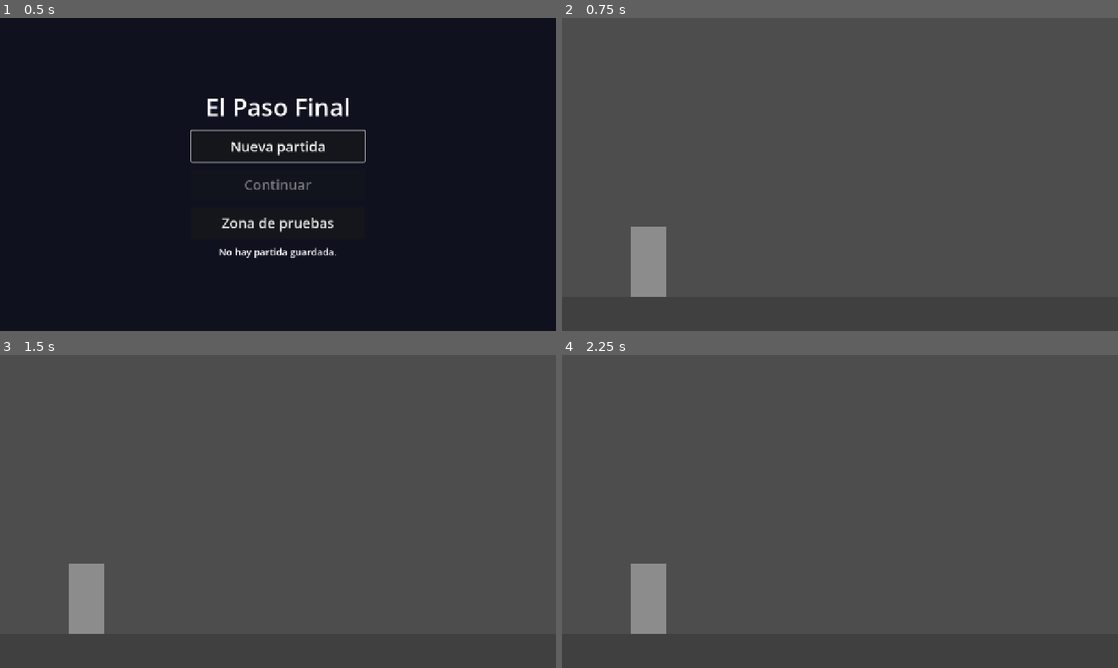
Above: before the commit, frames 1-4 (two rows, left to right).
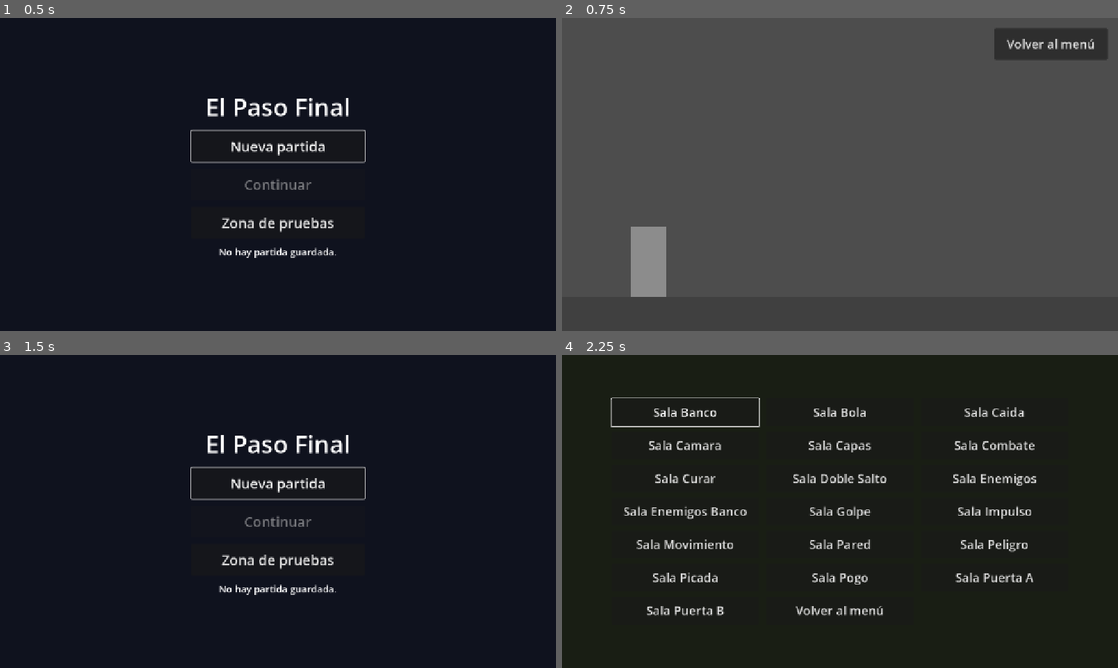
Above: after the commit, the same moments.

Repository: TheMike54/el-paso-final
Game: Godot game, scene res://nucleo/menu.tscn
The game is run twice, just before and just after one commit, with the same random seed, the same clock (stepped at 60 frames per second) and the same inputs.
Inputs (mouse positions are in pixels of both pictures, inside the frame that each line leads up to):
- Up to frame 1 (0.5 s): no input
- Up to frame 2 (0.75 s): click "Nueva partida" at 0.5 s
- Up to frame 3 (1.5 s): click (489, 380) at 1.25 s, where only the run after the commit has a clickable "Volver al menú"
- Up to frame 4 (2.25 s): click (840, 558) at 2 s, where only the run after the commit has a clickable "Zona de pruebas"

Frame 1 is identical in both runs. In frame 2, 1.9% of the frame differs, in the area x 77-98%, y 3-14%; in frame 3, 99%, in the area x 0-100%, y 0-100%; in frame 4, 99%.

Commit message:
feat: show the dash button only with the dash ability, add a back-to-menu button and merge six duplicate test scripts

Diff:
--- a/herramientas/salas/prueba_tactil.gd
+++ b/herramientas/salas/prueba_tactil.gd
@@ -55,6 +55,24 @@
 	atras.pressed = true
 	c.procesar(atras)
 	_caso("el boton Atras de Android no oculta los controles", c.visible)
+
+	# El boton Impulso existe solo con la habilidad impulso; los controles la revisan cada cuadro.
+	Partida.reiniciar()
+	await get_tree().process_frame
+	_tocar(c, 10, c.centro(&"impulso"), true)
+	_caso("sin la habilidad, tocar Impulso no presiona impulso", not Input.is_action_pressed(&"impulso"))
+	_tocar(c, 10, c.centro(&"impulso"), false)
+	Partida.habilidades.append(&"impulso")
+	Eventos.habilidad_obtenida.emit(&"impulso")
+	await get_tree().process_frame
+	_tocar(c, 10, c.centro(&"impulso"), true)
+	_caso("con la habilidad, tocar Impulso presiona impulso", Input.is_action_pressed(&"impulso"))
+	Partida.reiniciar()
+	await get_tree().process_frame
+	_caso("al perder la habilidad con el dedo encima se suelta impulso", not Input.is_action_pressed(&"impulso"))
+	_tocar(c, 10, c.centro(&"impulso"), false)
+	Partida.habilidades.append(&"impulso")
+	await get_tree().process_frame
 
 	_tocar(c, 4, c.centro(&"impulso"), true)
 	var tecla: InputEventKey = InputEventKey.new()
--- /dev/null
+++ b/nucleo/boton_volver_menu.gd
@@ -0,0 +1,14 @@
+extends Button
+# Boton «Volver al menu» de la caja gris: la caja no es una sala y no tiene pausa, asi que sin
+# el boton solo se salia cerrando la app. Sin foco, para que Espacio o Enter no lo activen
+# mientras se juega con el teclado; solo responde al toque o al clic.
+const MENU: String = "res://nucleo/menu.tscn"
+
+
+func _ready() -> void:
+	focus_mode = Control.FOCUS_NONE
+	pressed.connect(_volver_al_menu)
+
+
+func _volver_al_menu() -> void:
+	get_tree().change_scene_to_file(MENU)
--- a/nucleo/caja_gris.tscn
+++ b/nucleo/caja_gris.tscn
@@ -1,6 +1,7 @@
 [gd_scene format=3 uid="uid://3iwfnbuv3g63"]
 
 [ext_resource type="Script" uid="uid://1e610o6iknhb" path="res://nucleo/caja_gris.gd" id="1_caja"]
+[ext_resource type="Script" uid="uid://df55eojkg1hgp" path="res://nucleo/boton_volver_menu.gd" id="2_volver"]
 
 [sub_resource type="RectangleShape2D" id="forma_suelo"]
 size = Vector2(2560, 80)
@@ -31,3 +32,18 @@
 [node name="Forma" type="CollisionShape2D" parent="Caja"]
 position = Vector2(0, -80)
 shape = SubResource("forma_caja")
+
+[node name="Interfaz" type="CanvasLayer" parent="."]
+
+[node name="VolverAlMenu" type="Button" parent="Interfaz"]
+anchors_preset = 1
+anchor_left = 1.0
+anchor_right = 1.0
+offset_left = -284.0
+offset_top = 24.0
+offset_right = -24.0
+offset_bottom = 96.0
+grow_horizontal = 0
+theme_override_font_sizes/font_size = 28
+text = "Volver al menú"
+script = ExtResource("2_volver")
--- a/nucleo/controles_tactiles.gd
+++ b/nucleo/controles_tactiles.gd
@@ -3,7 +3,8 @@
 # Controles tactiles: traducen cada toque a las mismas acciones del InputMap que el teclado,
 # con Input.action_press y action_release, para que la logica nunca lea el toque. Joystick
 # invisible abajo a la izquierda y botones en la distribucion inicial del diseno, anclados a
-# su esquina. Se ocultan al usar teclado o control y reaparecen al tocar la pantalla.
+# su esquina. Se ocultan al usar teclado o control y reaparecen al tocar la pantalla. Un boton
+# que pide una habilidad solo se dibuja y responde mientras Partida la tiene.
 
 const ACCIONES: Array[StringName] = [&"saltar", &"atacar", &"curar", &"impulso", &"pausa", &"mapa", &"mochila"]
 const ETIQUETAS: PackedStringArray = ["Saltar", "Atacar", "Curar", "Impulso", "Pausa", "Mapa", "Mochila"]
@@ -29,6 +30,9 @@
 const PROPORCION_REFERENCIA: float = 16.0 / 9.0
 const COLOR_BOTON: Color = Color(1.0, 1.0, 1.0, 0.5)
 const COLOR_PRESIONADO: Color = Color(1.0, 1.0, 1.0, 0.25)
+## Botones que solo existen con una habilidad: accion -> habilidad de Partida. Sin ella no se
+## dibujan ni responden, y los demas no se mueven.
+const HABILIDAD_DE_BOTON: Dictionary[StringName, StringName] = {&"impulso": &"impulso"}
 
 ## Cuadros entre que se van los controles de una sala y llegan los de la siguiente: con mas, ya
 ## no es un cambio de sala (se paso por el menu) y lo que quedo presionado se suelta.
@@ -48,16 +52,26 @@
 # Cuadro en que salieron del arbol los ultimos controles; -1 si no hay dedos por heredar.
 static var _cuadro_salida: int = -1
 
+# Que botones estaban disponibles en la ultima revision, para redibujar solo si cambia.
+var _disponibles: Array[bool] = []
+
 
 func _ready() -> void:
 	visible = DisplayServer.is_touchscreen_available()
 	if _cuadro_salida >= 0 and Engine.get_process_frames() - _cuadro_salida > CUADROS_CAMBIO_DE_SALA:
 		_soltar_todo()
 	_cuadro_salida = -1
+	_revisar_habilidades()
 
 
 func _exit_tree() -> void:
 	_cuadro_salida = Engine.get_process_frames()
+
+
+# Cada cuadro, porque la habilidad llega al tomar el objeto y Partida.reiniciar() la borra sin
+# avisar: asi el boton aparece y desaparece sin recargar la sala.
+func _process(_delta: float) -> void:
+	_revisar_habilidades()
 
 
 func _input(evento: InputEvent) -> void:
@@ -96,8 +110,30 @@
 	return RADIOS[i] * minf(size.x, size.y)
 
 
+func _disponible(i: int) -> bool:
+	var habilidad: StringName = HABILIDAD_DE_BOTON.get(ACCIONES[i], &"")
+	return habilidad.is_empty() or Partida.tiene(habilidad)
+
+
+# Un boton que deja de estar disponible con un dedo encima suelta su accion, como al levantar el dedo.
+func _revisar_habilidades() -> void:
+	var disponibles: Array[bool] = []
+	for i: int in range(ACCIONES.size()):
+		disponibles.append(_disponible(i))
+	if disponibles == _disponibles:
+		return
+	_disponibles = disponibles
+	for dedo: int in _dedos_en_botones.keys():
+		if not _disponibles[_dedos_en_botones[dedo]]:
+			_soltar(dedo)
+	queue_redraw()
+
+
 func _tocar(dedo: int, posicion: Vector2) -> void:
+	_revisar_habilidades()
 	for i: int in range(ACCIONES.size()):
+		if not _disponibles[i]:
+			continue
 		if posicion.distance_to(centro(ACCIONES[i])) <= _radio(i) * HOLGURA:
 			_dedos_en_botones[dedo] = i
 			Input.action_press(ACCIONES[i])
@@ -190,6 +226,8 @@
 	var presionados: Array[int] = []
 	presionados.assign(_dedos_en_botones.values())
 	for i: int in range(ACCIONES.size()):
+		if not _disponibles[i]:
+			continue
 		var c: Vector2 = centro(ACCIONES[i])
 		var r: float = _radio(i)
 		if presionados.has(i):
Not shown, added: nucleo/boton_volver_menu.gd.uid
Not shown, removed: herramientas/guiones/interfaz/al_entrar.esperado
Not shown, removed: herramientas/guiones/interfaz/al_entrar.guion
Not shown, removed: herramientas/guiones/interfaz/aviso_guardado.esperado
Not shown, removed: herramientas/guiones/interfaz/aviso_guardado.guion
Not shown, removed: herramientas/guiones/interfaz/curacion.esperado
Not shown, removed: herramientas/guiones/interfaz/curacion.guion
Not shown, changed: herramientas/guiones/nucleo/banco_sentarse.esperado
Not shown, changed: herramientas/guiones/nucleo/controles_tactiles.esperado
Not shown, changed: herramientas/guiones/nucleo/estado_partida.esperado
Not shown, changed: herramientas/guiones/nucleo/habilidad_caida_en_picada.esperado
Not shown, removed: herramientas/guiones/nucleo/habilidad_caida_en_picada_onda.esperado
(and 6 more such lines)
